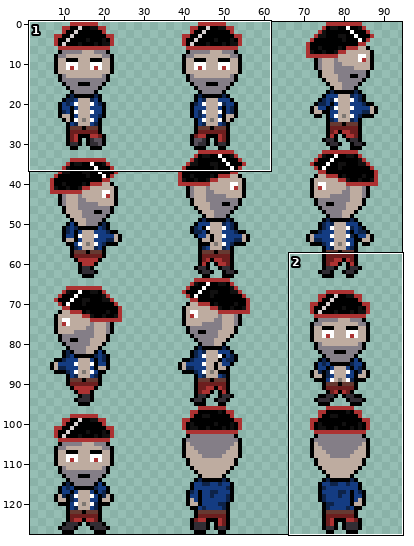
Two versions of one sprite sheet, PirateGame/res/textures/SpriteSheet.png. Above: a wide view before the commit, with the close-up outlined.
Close-up. Earlier state:
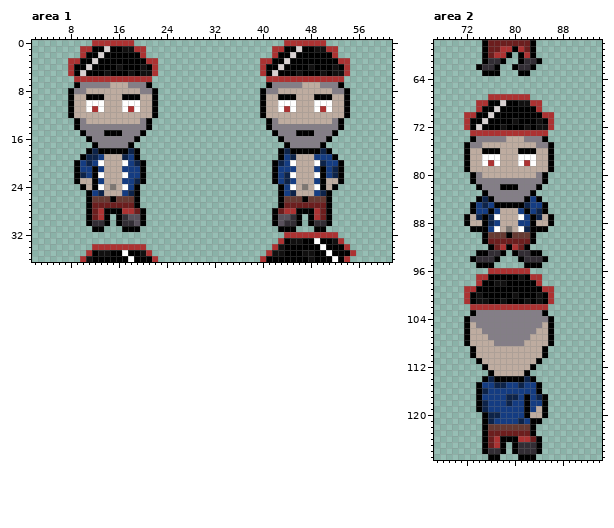
The file is 96x128 pixels. Shown: area 1: x 2..61, y 0..36; area 2: x 67..94, y 58..127. The wide view leaves out empty margins. The commit also changed other parts of the picture, which this record leaves out.
The result:
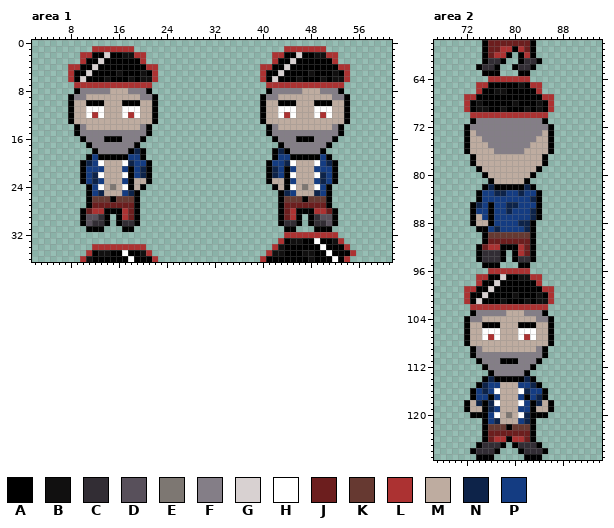
Palette (. is transparent): A #000000  B #111010  C #322d34  D #58505b  E #7d7772  F #847e87  G #d8d1d1  H #ffffff  J #6c1e1e  K #663931  L #ac3232  M #beaca0  N #0d2349  P #143c82
What changed:
--- area 1
@@ x 2..61 @@
- 0 ..........LLLLLLL.........................LLLLLLL...........
- 1 ........LLAAGAABBLL.....................LLAAGAABBLL.........
- 2 ........LAAGAAAAAAL.....................LAAGAAAAAAL.........
- 3 ......LLAAGAAAAAAAALL.................LLAAGAAAAAAAALL.......
- 4 ......LAAGAAAABAAABAL.................LAAGAAAABAAABAL.......
- 5 ......LAGAAABAAABABBL.................LAGAAABAAABABBL.......
- 6 .......LLLLLLLLLLLLL...................LLLLLLLLLLLLL........
- 7 .......AFFFFFMMMFFFA...................AFFFFFMMMFFFA........
- 8 ......AFFMMMMMMMMMFFA.................AFFMMMMMMMMMFFA.......
- 9 ......AMMAAAMMMAAAMMA.................AMMAAAMMMAAAMMA.......
-10 ......AMMHHHMMMHHHMMA.................AMMHHHMMMHHHMMA.......
-11 ......AMMHLHMMMHLHMMA.................AMMHLHMMMHLHMMA.......
-12 ......AMMMMMMMMMMMMMA.................AMMMMMMMMMMMMMA.......
-13 .......AFMMMMMMMMMFA...................AFMMMMMMMMMFA........
-14 .......AFFFFFFFFFFFA...................AFFFFFFFFFFFA........
-15 ........AFFFAAAFFFA.....................AFFFAAAFFFA.........
-16 .........AFFFFFFFA.......................AFFFFFFFA..........
-17 ..........AFFFFFA.........................AFFFFFA...........
-18 .........ANAAAAANA.......................ANAAAAANA..........
-19 ........ANNPMMMNPA.......................APNMMMPPPA.........
-20 .......APNPHMMMHPNA.....................ANPHMMMHNPPA........
-21 .......APPAPMMMPPPA.....................APPPMMMPAPNA........
-22 .......ANPAHMMMHPPA.....................APNHMMMHAPNA........
-23 .......AMMAPMMMPPNA.....................APNPMMMPAMMA........
-24 ........AMAHMEMHPA.......................APHMEMHAMA.........
-25 .........APNMMMPNA.......................APNMMMPNA..........
+ 0 ............................................................
+ 1 ..........LLLLLLL.........................LLLLLLL...........
+ 2 ........LLAAGAABBLL.....................LLAAGAABBLL.........
+ 3 ........LAAGAAAAAAL.....................LAAGAAAAAAL.........
+ 4 ......LLAAGAAAAAAAALL.................LLAAGAAAAAAAALL.......
+ 5 ......LAAGAAAABAAABAL.................LAAGAAAABAAABAL.......
+ 6 ......LAGAAABAAABABBL.................LAGAAABAAABABBL.......
+ 7 .......LLLLLLLLLLLLL...................LLLLLLLLLLLLL........
+ 8 .......AFFFFFMMMFFFA...................AFFFFFMMMFFFA........
+ 9 ......AFFMMMMMMMMMFFA.................AFFMMMMMMMMMFFA.......
+10 ......AMMAAAMMMAAAMMA.................AMMAAAMMMAAAMMA.......
+11 ......AMMHHHMMMHHHMMA.................AMMHHHMMMHHHMMA.......
+12 ......AMMHLHMMMHLHMMA.................AMMHLHMMMHLHMMA.......
+13 ......AMMMMMMMMMMMMMA.................AMMMMMMMMMMMMMA.......
+14 .......AFMMMMMMMMMFA...................AFMMMMMMMMMFA........
+15 .......AFFFFFFFFFFFA...................AFFFFFFFFFFFA........
+16 ........AFFFAAAFFFA.....................AFFFAAAFFFA.........
+17 .........AFFFFFFFA.......................AFFFFFFFA..........
+18 ..........AFFFFFANA.....................ANAFFFFFA...........
+19 .........APAAAAAPPA.....................APPAAAAAPA..........
+20 ........ANPHMMMHNPPA...................APPNHMMMHPNA.........
+21 ........APPPMMMPAPNA...................ANPAPMMMPPPA.........
+22 ........APNHMMMHAPNA...................ANPAHMMMHNPA.........
+23 ........APNPMMMPAMMA...................AMMAPMMMPNPA.........
+24 .........APHMEMHAMA.....................AMAHMEMHPA..........
+25 .........APNMMMPNA.......................ANPMMMNPA..........
 26 .........AKKKAKKKA.......................AKKKAKKKA..........
 27 .........AJJJJJJJA.......................AJJJJJJJA..........
-28 .........AJLAAALLJA.....................AJLLAAALJA..........
-29 .........AJLA.ACDDA.....................ADDCA.ALJA..........
-30 .........ACCA.ACCDA.....................ADCCA.ACCA..........
-31 ..........AA...AAA.......................AAA...AA...........
+28 ........AJLLAAALJA.......................AJLAAALLJA.........
+29 ........ADDCA.ALJA.......................AJLA.ACDDA.........
+30 ........ADCCA.ACCA.......................ACCA.ACCDA.........
+31 .........AAA...AA.........................AA...AAA..........
 32 ..........................................LLLLLLLLL.........
--- area 2
@@ x 70..88 @@
  63 .....AAA...AA......
- 64 ...................
- 65 ...................
- 66 ...................
- 67 ......LLLLLLL......
- 68 ....LLAAGAABBLL....
- 69 ....LAAGAAAAAAL....
- 70 ..LLAAGAAAAAAAALL..
- 71 ..LAAGAAAABAAABAL..
- 72 ..LAGAAABAAABABBL..
- 73 ...LLLLLLLLLLLLL...
- 74 ...AFFFFFMMMFFFA...
- 75 ..AFFMMMMMMMMMFFA..
- 76 ..AMMAAAMMMAAAMMA..
- 77 ..AMMHHHMMMHHHMMA..
- 78 ..AMMHLHMMMHLHMMA..
- 79 ..AMMMMMMMMMMMMMA..
- 80 ...AFMMMMMMMMMFA...
- 81 ...AFFFFFFFFFFFA...
- 82 ....AFFFAAAFFFA....
- 83 .....AFFFFFFFA.....
- 84 ....ANAFFFFFAPA....
- 85 ...APNPAAAAANPPA...
- 86 ...APPAPMMMPAPNA...
- 87 ..AMNANHMMMHPANMA..
- 88 ..AMMANPMMMPPAMMA..
- 89 ...AAAPHMEMHNAAA...
- 90 .....AKKKAKKKA.....
+ 64 ......LLLLLLL......
+ 65 ....LLAAAAABALL....
+ 66 ....LAABBAAAAAL....
+ 67 ..LLAAAAAAAAAAALL..
+ 68 ..LABAAAAABAAABAL..
+ 69 ..LABBAABAAABABAL..
+ 70 ...LLLLLLLLLLLLL...
+ 71 ...AFFFFFFFFFFFA...
+ 72 ..AFFFFFFFFFFFFFA..
+ 73 ..AMFFFFFFFFFFFMA..
+ 74 ..AMMFFFFFFFFFMMA..
+ 75 ..AMMMFFFFFFFMMMA..
+ 76 ..AMMMMFFFFFMMMMA..
+ 77 ...AMMMMMMMMMMMA...
+ 78 ...AMMMMMMMMMMMA...
+ 79 ....AMMMMMMMMMA....
+ 80 .....AMMMMMMMA.....
+ 81 ......AMMMMMA......
+ 82 .....ANAAAAANA.....
+ 83 ....APPNNPPNPPA....
+ 84 ....APPPPPPPPNA....
+ 85 ...ANPAPPNNPPPA....
+ 86 ...APPAPPNPPPNA....
+ 87 ...AMPAPPPPPPNA....
+ 88 ...AMMAPPPPNNA.....
+ 89 ....AAPNPPPPNA.....
+ 90 .....AKKKKKKKA.....
  91 .....AJJJJJJJA.....
- 92 ......AJLALJA......
- 93 ....AACCA.ACCAA....
- 94 ...ACCCA...ACCCA...
- 95 ....AAA.....AAA....
+ 92 ....AJLLAAALJA.....
+ 93 ....ACCCA.ALJA.....
+ 94 ....ACCCA.ACCA.....
+ 95 .....AAA...AA......
  96 ......LLLLLLL......
- 97 ....LLAAAAABALL....
- 98 ....LAABBAAAAAL....
- 99 ..LLAAAAAAAAAAALL..
-100 ..LABAAAAABAAABAL..
-101 ..LABBAABAAABABAL..
+ 97 ....LLAAGAABBLL....
+ 98 ....LAAGAAAAAAL....
+ 99 ..LLAAGAAAAAAAALL..
+100 ..LAAGAAAABAAABAL..
+101 ..LAGAAABAAABABBL..
 102 ...LLLLLLLLLLLLL...
-103 ...AFFFFFFFFFFFA...
-104 ..AFFFFFFFFFFFFFA..
-105 ..AMFFFFFFFFFFFMA..
-106 ..AMMFFFFFFFFFMMA..
-107 ..AMMMFFFFFFFMMMA..
-108 ..AMMMMFFFFFMMMMA..
-109 ...AMMMMMMMMMMMA...
-110 ...AMMMMMMMMMMMA...
-111 ....AMMMMMMMMMA....
-112 .....AMMMMMMMA.....
-113 ......AMMMMMA......
+103 ...AFFFFFMMMFFFA...
+104 ..AFFMMMMMMMMMFFA..
+105 ..AMMAAAMMMAAAMMA..
+106 ..AMMHHHMMMHHHMMA..
+107 ..AMMHLHMMMHLHMMA..
+108 ..AMMMMMMMMMMMMMA..
+109 ...AFMMMMMMMMMFA...
+110 ...AFFFFFFFFFFFA...
+111 ....AFFFAAAFFFA....
+112 .....AFFFFFFFA.....
+113 ......AFFFFFA......
 114 .....ANAAAAANA.....
-115 ....APPNNPPNPPA....
-116 ....ANPPPPPPPPA....
-117 ....APPPPNNPAPNA...
-118 ....ANPPPNPPAPPA...
-119 ....ANPPPPPPAPMA...
-120 .....ANNPPPPAMMA...
-121 .....ANPPPPNPAA....
-122 .....AKKKKKKKA.....
+115 ....ANPPMMMPPNA....
+116 ...APNPHMMMHNPPA...
+117 ...APPAPMMMPAPNA...
+118 ..AMNANHMMMHPANMA..
+119 ..AMMANPMMMPPAMMA..
+120 ...AAAPHMEMHNAAA...
+121 .....APNMMMPNA.....
+122 .....AKKKAKKKA.....
 123 .....AJJJJJJJA.....
-124 .....AJLAAALLJA....
-125 .....AJLA.ACCCA....
-126 .....ACCA.ACCCA....
-127 ......AA...AAA.....
+124 .....AJLLALLJA.....
+125 ....ACCCA.ACCCA....
+126 ...ACCCA...ACCCA...
+127 ....AAA.....AAA....
Pixel boxes of the changes (left, top, right, bottom) in both close-ups:
changed: (68, 40, 158, 232)
changed: (260, 40, 350, 232)
changed: (464, 76, 554, 460)
